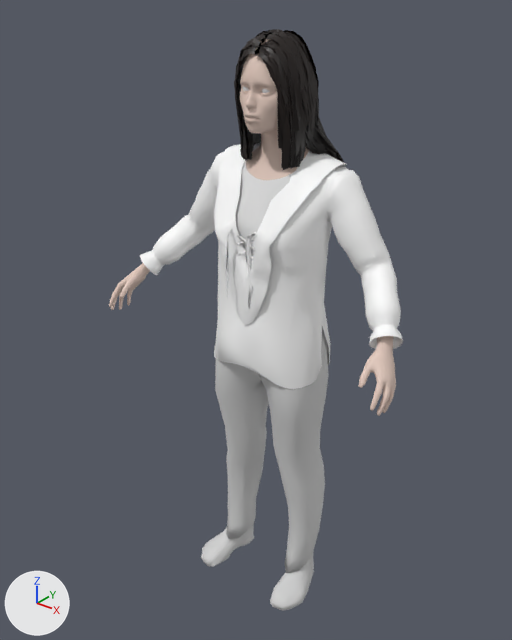
The glTF model assets/people/mh/anjali.lod.glb as it was, and as the next commit left it.
Camera for both pictures: a 50 mm lens placed at (1.079, -1.503, -6.035), pointed at (-0.031, -0.115, -6.896). Arrows for +X, +Y and +Z are at lower left; the lights stay in place. The older version comes first. Vertices at exactly the same position are counted once.

In view in the first picture: 'body', 'clothes:dressupdoc_balletflat1', 'clothes:joepal_crude_t-shirt_female', 'clothes:punkduck_lace_up_blouse', 'clothes:toigo_wool_pants', 'head', 'mh_hair:Hair_L_Straight' and 1 more.
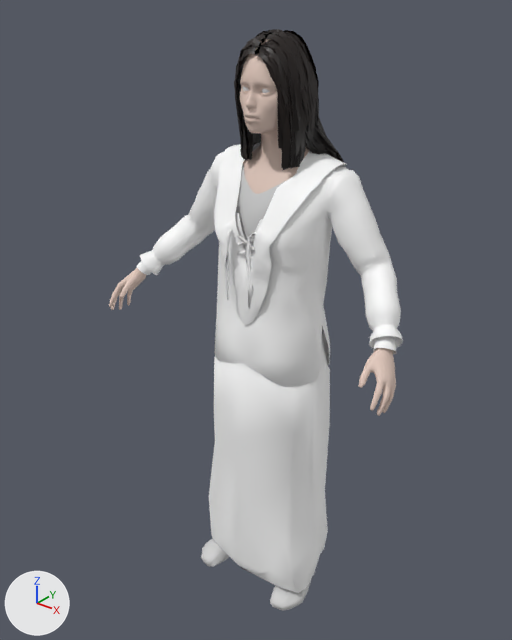
Where the change shows, as pixel boxes (x1, y1, x2, y2) in the pictures (512 x 640 px; the box of a moved part takes in the faces that stretch with it):
```json
{"object": "clothes:punkduck_lace_up_blouse", "change": "reshaped", "before": [140, 142, 403, 389], "after": [140, 142, 403, 387]}
{"object": "clothes:mindfront_f_dress_09", "change": "added", "after": [137, 213, 396, 593]}
{"object": "clothes:toigo_wool_pants", "change": "deleted", "before": [215, 328, 328, 573]}
{"object": "clothes:joepal_crude_t-shirt_female", "change": "deleted", "before": [235, 145, 330, 336]}
{"object": "clothes:elvs_ruffle_sleeve_peasant_blouse_1", "change": "added", "after": [236, 144, 290, 252]}
{"part": 1, "of": "me_clothes_punkduck_lace_up_blouse", "change": "moved or reshaped", "before": [211, 142, 362, 389], "after": [211, 142, 362, 387]}
```

Scene script edits in JSON lines:
```json
{"op": "add", "block": "mat_clothes_mindfront_f_dress_09", "code": ["mat_clothes_mindfront_f_dress_09 = principled_material('clothes:mindfront_f_dress_09')", "mat_clothes_mindfront_f_dress_09.base_color = (1.0, 1.0, 1.0)  # white #ffffff", "mat_clothes_mindfront_f_dress_09.roughness = 0.804"]}
{"op": "add", "block": "mat_clothes_elvs_ruffle_sleeve_peasant_blouse_1", "code": ["mat_clothes_elvs_ruffle_sleeve_peasant_blouse_1 = principled_material('clothes:elvs_ruffle_sleeve_peasant_blouse_1')", "mat_clothes_elvs_ruffle_sleeve_peasant_blouse_1.base_color = (0.64, 0.64, 0.64)  # light grey #d1d1d1"]}
{"block": "me_clothes_punkduck_lace_up_blouse", "where": "# used by ob_clothes_punkduck_lace_up_blouse; location = (0.0, 0.0, 0.0)"}
{"op": "remove", "block": "me_clothes_punkduck_lace_up_blouse", "code": "me_clothes_punkduck_lace_up_blouse.from_pydata(...)  # 813 vertices, 1485 faces; spans x -0.417..0.437, y -0.238..0.022, z -7.019..-6.408"}
{"op": "add", "block": "me_clothes_punkduck_lace_up_blouse", "code": "me_clothes_punkduck_lace_up_blouse.from_pydata(...)  # 812 vertices, 1485 faces; spans x -0.417..0.437, y -0.238..0.022, z -7.016..-6.408"}
{"block": "me_clothes_punkduck_lace_up_blouse", "change": "me_clothes_punkduck_lace_up_blouse part 1: 116 vertices moved from x -0.166..0.218, y -0.238..0.011, z -7.011..-6.421 to x -0.165..0.218, y -0.238..0.009, z -7.011..-6.421; 90 vertices removed from x -0.175..0.257, y -0.206..0.014, z -7.019..-6.414; 89 vertices added at x -0.172..0.265, y -0.206..0.013, z -7.016..-6.414"}
{"op": "add", "block": "me_clothes_mindfront_f_dress_09", "code": ["me_clothes_mindfront_f_dress_09 = bpy.data.meshes.new('clothes:mindfront_f_dress_09')", "me_clothes_mindfront_f_dress_09.from_pydata(...)  # 603 vertices, 1001 faces; spans x -0.414..0.436, y -0.254..0.056, z -7.726..-6.447", "me_clothes_mindfront_f_dress_09.materials.append(mat_clothes_mindfront_f_dress_09)  # white #ffffff"]}
{"op": "add", "block": "me_clothes_elvs_ruffle_sleeve_peasant_blouse_1", "code": ["me_clothes_elvs_ruffle_sleeve_peasant_blouse_1 = bpy.data.meshes.new('clothes:elvs_ruffle_sleeve_peasant_blouse_1')", "me_clothes_elvs_ruffle_sleeve_peasant_blouse_1.from_pydata(...)  # 265 vertices, 446 faces; spans x -0.146..0.18, y -0.199..0.009, z -6.938..-6.432", "me_clothes_elvs_ruffle_sleeve_peasant_blouse_1.materials.append(mat_clothes_elvs_ruffle_sleeve_peasant_blouse_1)  # light grey #d1d1d1"]}
{"op": "remove", "block": "ob_clothes_joepal_crude_t_shirt_female", "code": ["ob_clothes_joepal_crude_t_shirt_female = bpy.data.objects.new('clothes:joepal_crude_t-shirt_female', me_clothes_joepal_crude_t_shirt_female)", "ob_clothes_joepal_crude_t_shirt_female.location = (0.0, 0.0, 0.0)"]}
{"op": "remove", "block": "ob_clothes_toigo_wool_pants", "code": ["ob_clothes_toigo_wool_pants = bpy.data.objects.new('clothes:toigo_wool_pants', me_clothes_toigo_wool_pants)", "ob_clothes_toigo_wool_pants.location = (0.0, 0.0, 0.0)"]}
{"op": "add", "block": "ob_clothes_mindfront_f_dress_09", "code": ["ob_clothes_mindfront_f_dress_09 = bpy.data.objects.new('clothes:mindfront_f_dress_09', me_clothes_mindfront_f_dress_09)", "ob_clothes_mindfront_f_dress_09.location = (0.0, 0.0, 0.0)"]}
{"op": "add", "block": "ob_clothes_elvs_ruffle_sleeve_peasant_blouse_1", "code": ["ob_clothes_elvs_ruffle_sleeve_peasant_blouse_1 = bpy.data.objects.new('clothes:elvs_ruffle_sleeve_peasant_blouse_1', me_clothes_elvs_ruffle_sleeve_peasant_blouse_1)", "ob_clothes_elvs_ruffle_sleeve_peasant_blouse_1.location = (0.0, 0.0, 0.0)"]}
```
